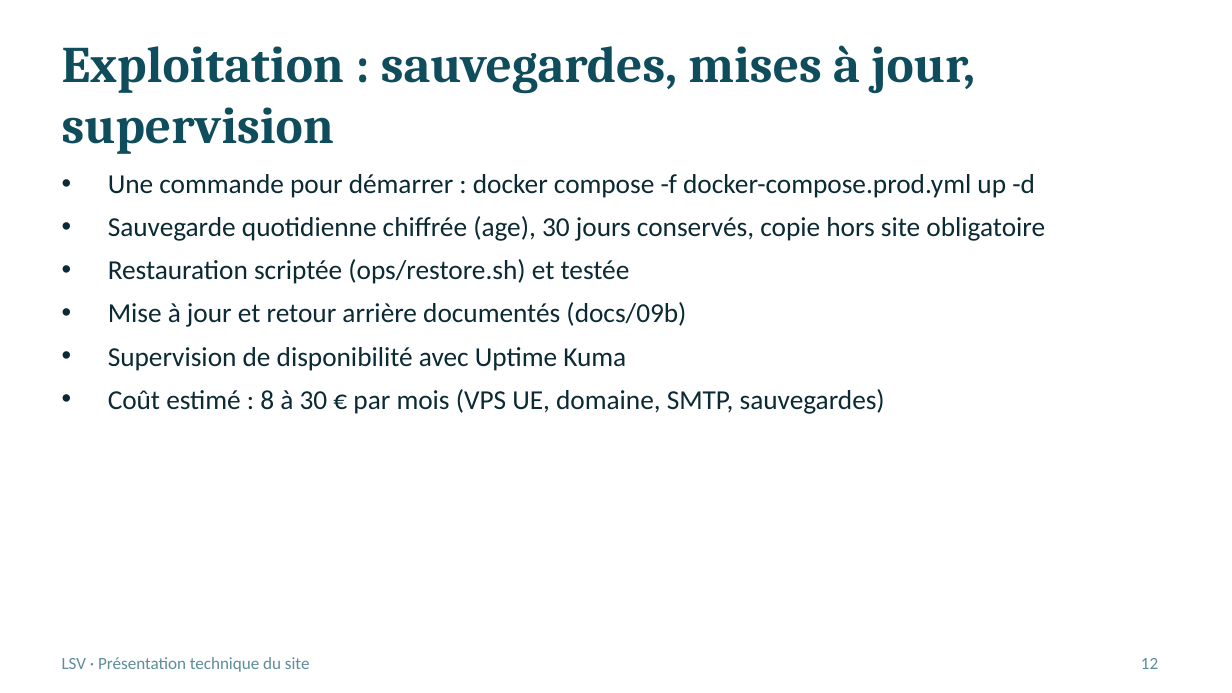
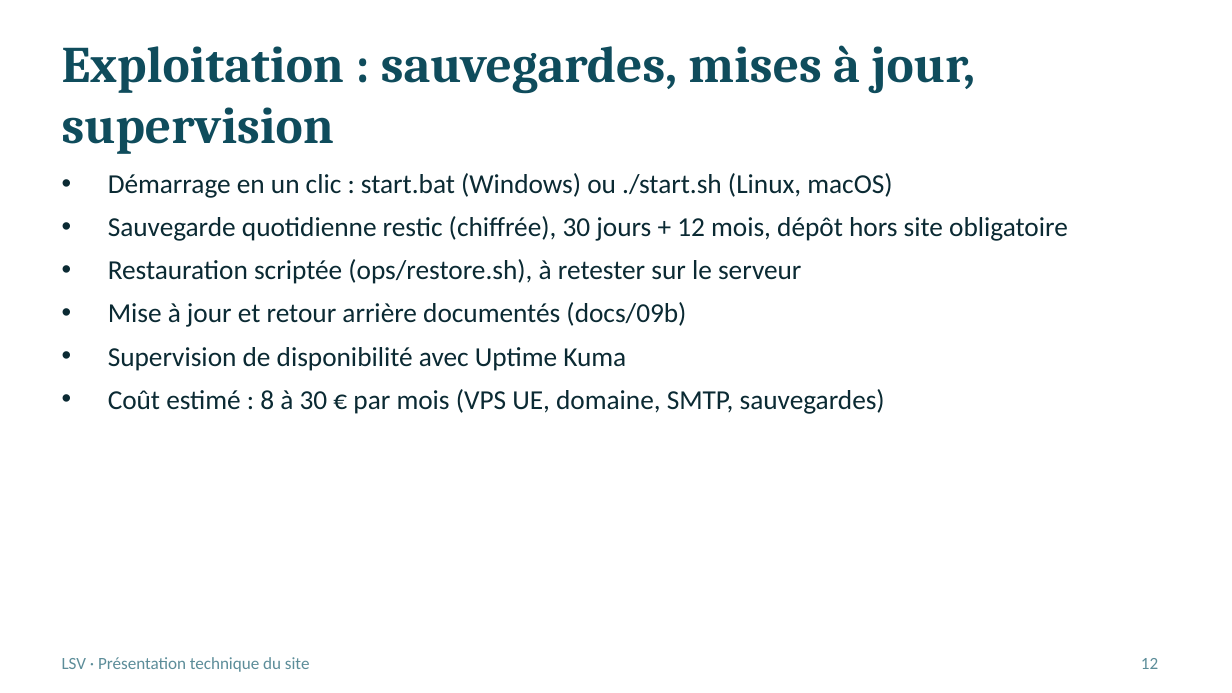
Before and after one commit to gilvanis21-sketch/lsv-website, a slide deck: slide 12 of docs/presentation-lsv.pptx. Drawn at 1232x693 pixels with LibreOffice and Linux fonts; fonts in the diff are those of the drawing. Boxes give left, top, right and bottom in pixels: in the first picture for what was removed or moved away, otherwise in the second. Text is boxed around its words. In the diff, an @@ line names an element or a change of style, - is before the commit and + after.

```diff
--- a/docs/presentation-lsv.pptx
+++ b/docs/presentation-lsv.pptx
@@ text at [108, 173, 1068, 284]: text changed @@
-• Une commande pour démarrer : docker compose -f docker-compose.prod.yml up -d
-• Sauvegarde quotidienne chiffrée (age), 30 jours conservés, copie hors site obligatoire
-• Restauration scriptée (ops/restore.sh) et testée
+• Démarrage en un clic : start.bat (Windows) ou ./start.sh (Linux, macOS)
+• Sauvegarde quotidienne restic (chiffrée), 30 jours + 12 mois, dépôt hors site obligatoire
+• Restauration scriptée (ops/restore.sh), à retester sur le serveur
```
Also in this commit, not shown: 1 other slide changed, 14 other files.
